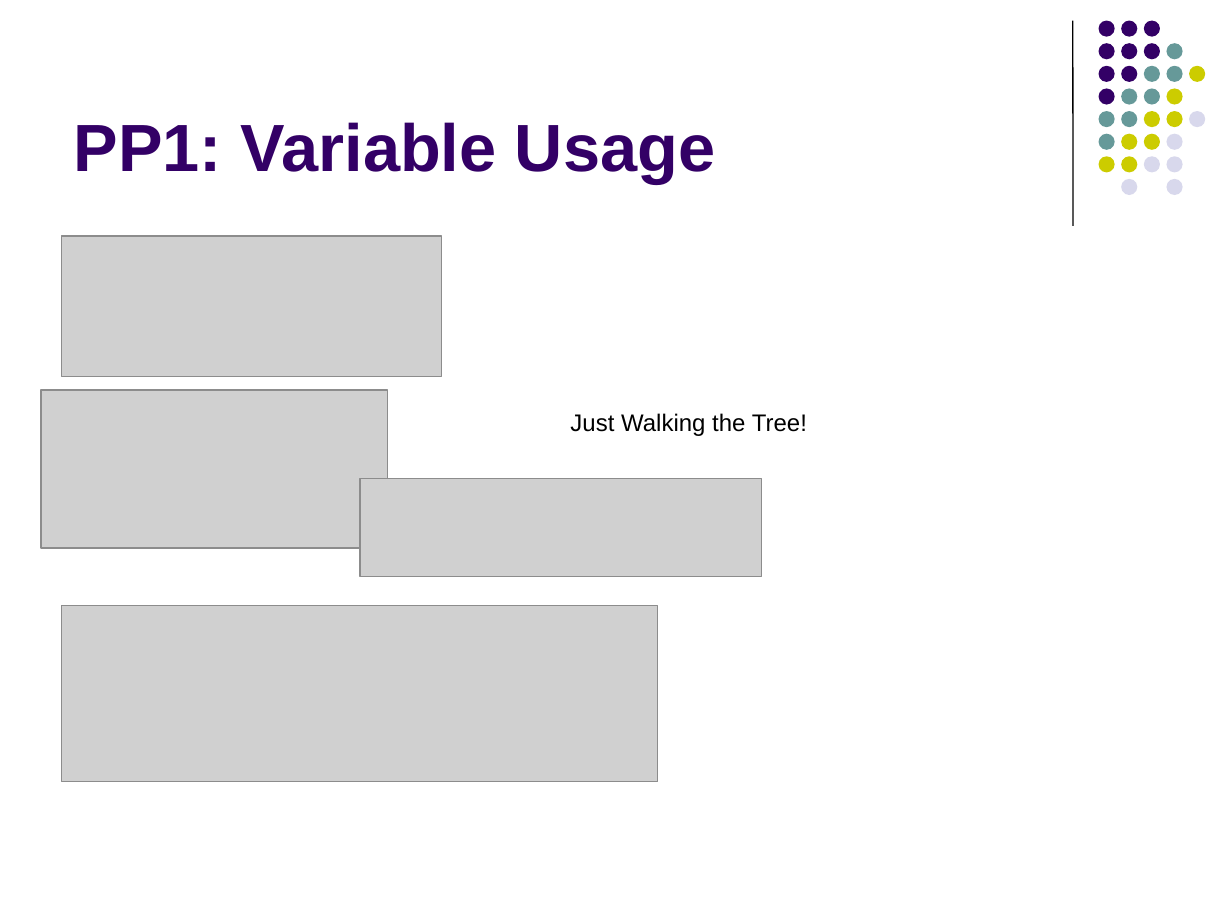
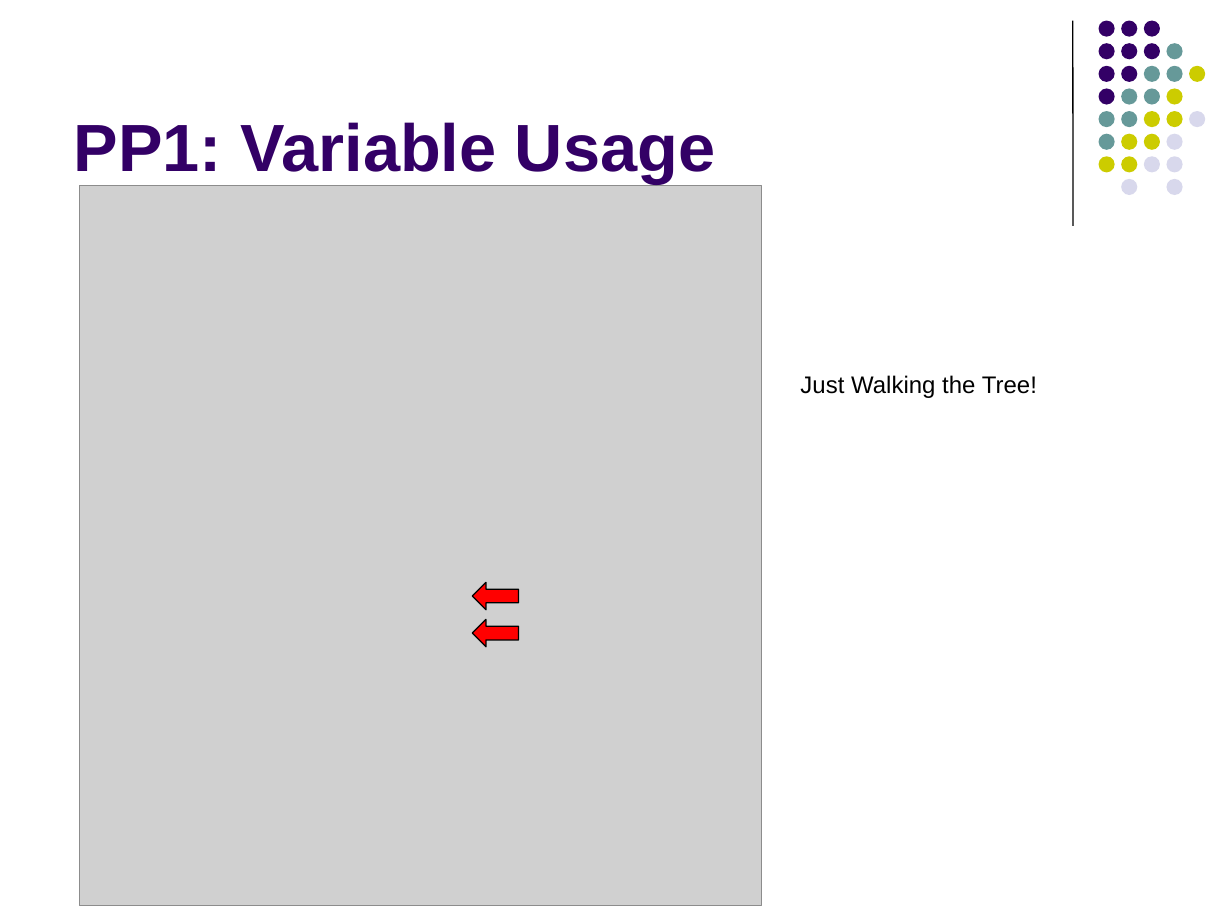
Before and after one commit to lutzhamel/CSC402, a slide deck: slide 18 of notes/csc402-ln006a.pptx (slide 17 before the commit). Drawn at 1232x924 pixels with LibreOffice and Linux fonts; fonts in the diff are those of the drawing; grey boxes stand for pictures. Boxes give left, top, right and bottom in pixels: in the first picture for what was removed or moved away, otherwise in the second. Text is boxed around its words. In the diff, an @@ line names an element or a change of style, - is before the commit and + after.

```diff
--- a/notes/csc402-ln006a.pptx
+++ b/notes/csc402-ln006a.pptx
@@ picture added at [79, 186, 761, 907] @@
@@ picture removed at [62, 237, 441, 377] @@
@@ text "Just Walking the Tree!": place and size @@
-text "Just Walking the Tree!" at [570, 413, 807, 436]
+text "Just Walking the Tree!" at [800, 375, 1037, 398]
@@ picture removed at [41, 391, 387, 548] @@
@@ picture removed at [360, 478, 761, 577] @@
@@ left arrow added at [472, 583, 519, 610], fill #FF0000, outline #000000 0.75 pt @@
@@ picture removed at [62, 606, 658, 782] @@
@@ left arrow added at [472, 620, 519, 647], fill #FF0000, outline #000000 0.75 pt @@
```
Also in this commit, not shown: 15 other slides changed, 3 slides added, 2 slides removed, 2 other files.
